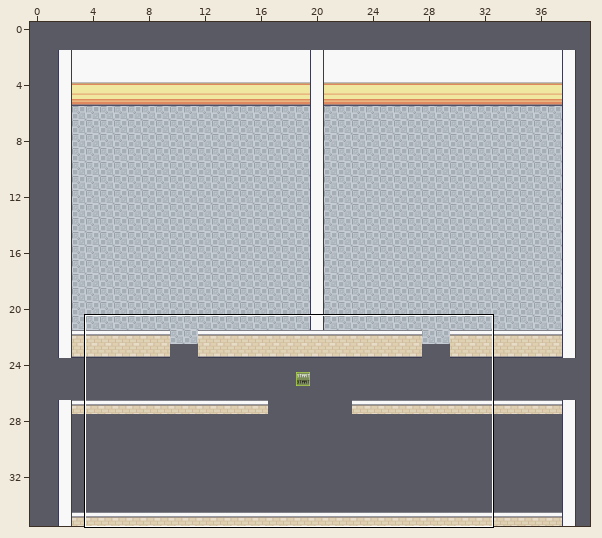
Tiled map (JSON), stored at map.tmj. The picture above shows the old version from afar; the outline marks the close-up.
Close-up. As it was:
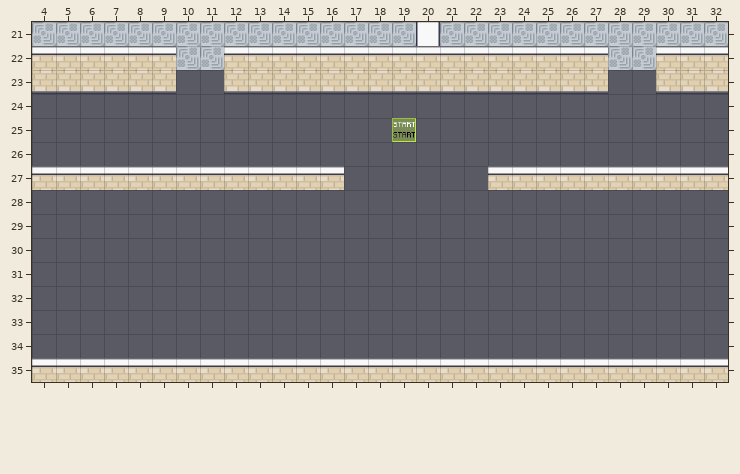
Cells are 32x32 px. Shown: x 4..32, y 21..35.
New version:
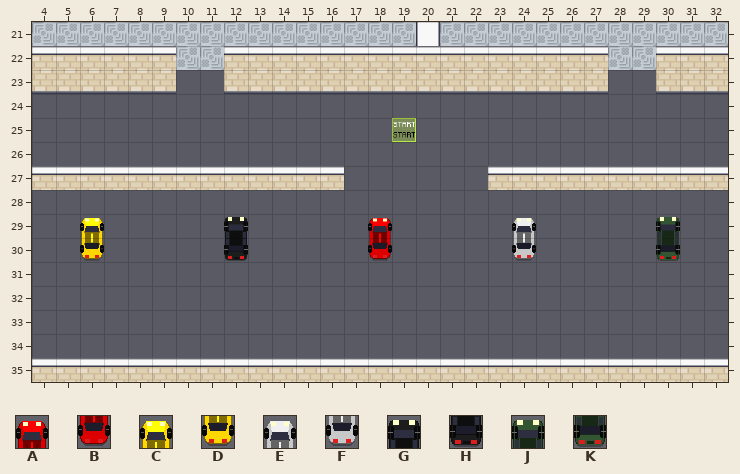
Key: from "ferrari": A 0, B 1; from "lambo": C 0, D 1; from "porsche": E 0, F 1; from "urus": G 0, H 1; from "velar": J 0, K 1.
_ is an empty cell, . an unchanged one.
Change:
--- layer "furnitures"
@@ x 6..30 @@
-29 _....._....._....._....._
-30 _....._....._....._....._
+29 C.....G.....A.....E.....J
+30 D.....H.....B.....F.....K
